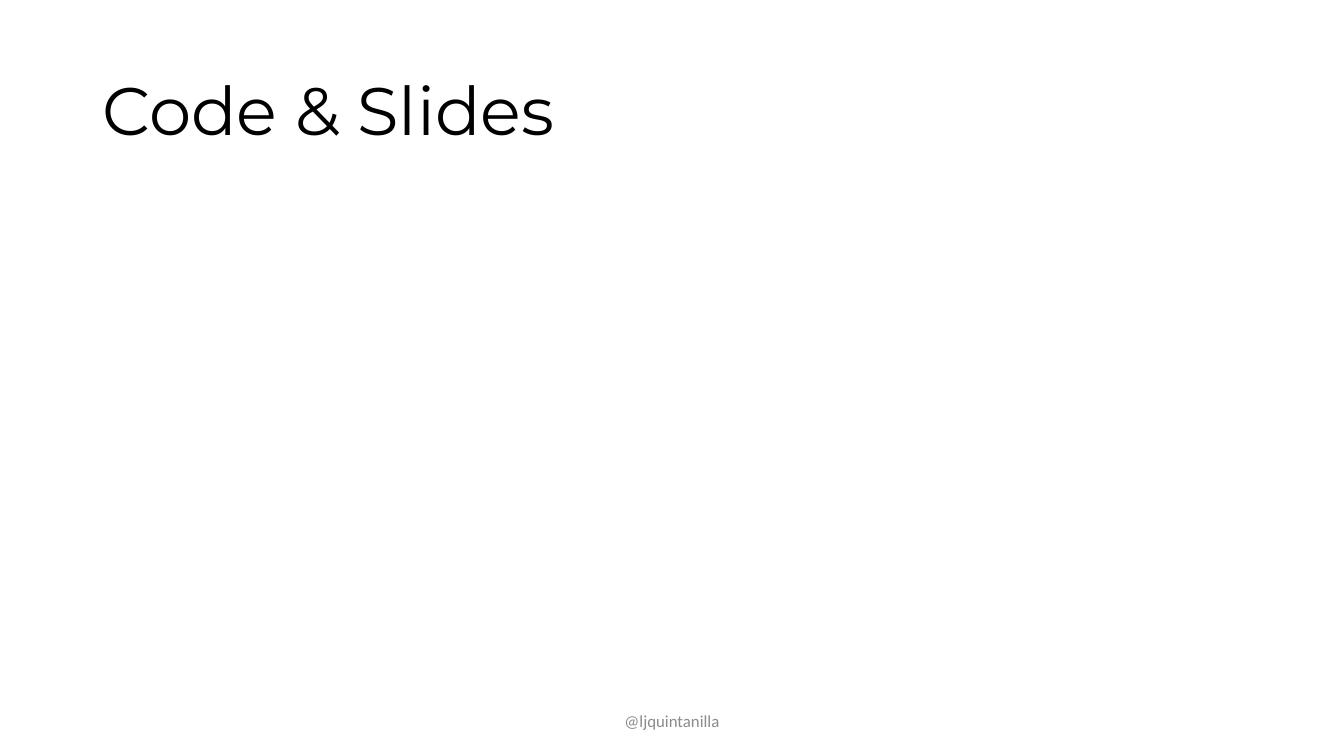
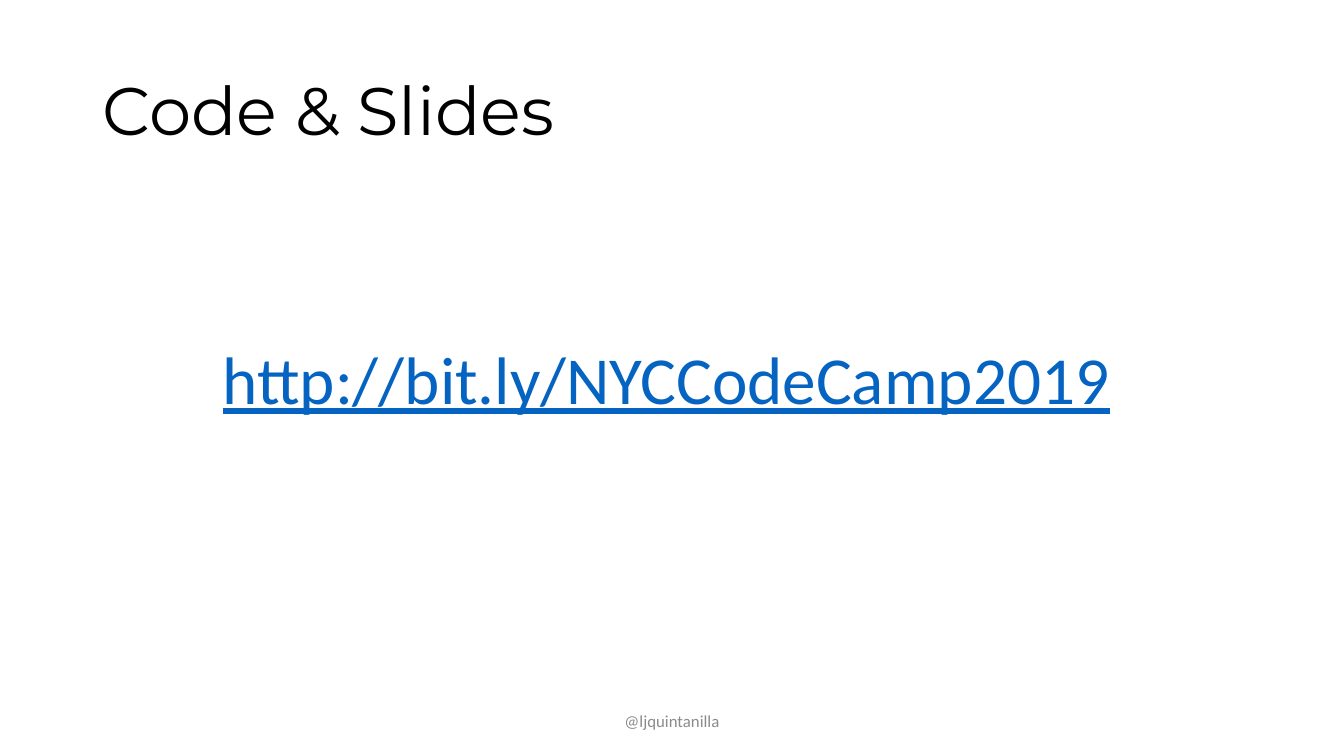
Before and after one commit to lqdev/Presentations, a slide deck: slide 3 of codecampnyc2019/slides/Intro-Dotnet-Spark.pptx. Drawn at 1344x756 pixels with LibreOffice and Linux fonts; fonts in the diff are those of the drawing. Boxes give left, top, right and bottom in pixels: in the first picture for what was removed or moved away, otherwise in the second. Text is boxed around its words. In the diff, an @@ line names an element or a change of style, - is before the commit and + after.

```diff
--- a/codecampnyc2019/slides/Intro-Dotnet-Spark.pptx
+++ b/codecampnyc2019/slides/Intro-Dotnet-Spark.pptx
@@ text added at (223, 357, 1110, 415), 48 pt, text #0563C1, underline @@
+http://bit.ly/NYCCodeCamp2019
```
Also in this commit, not shown: 8 other slides changed, 2 other files.
